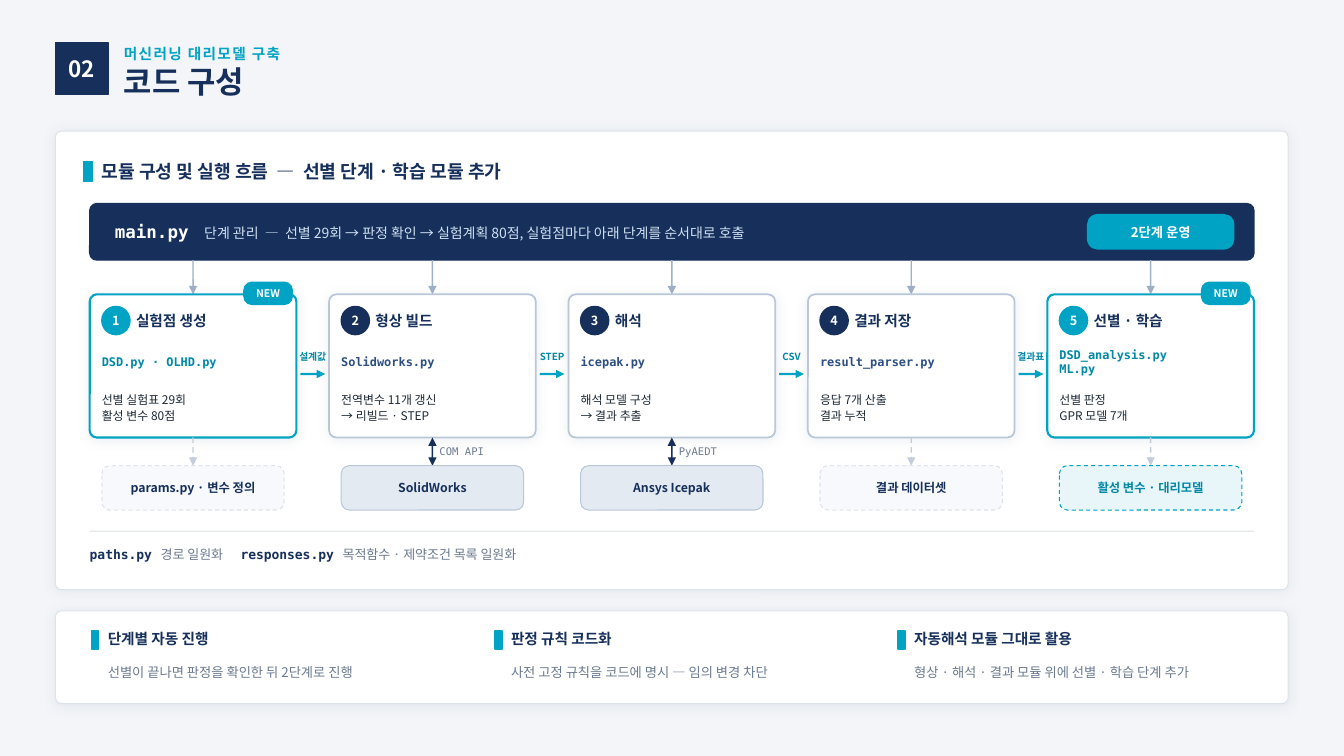
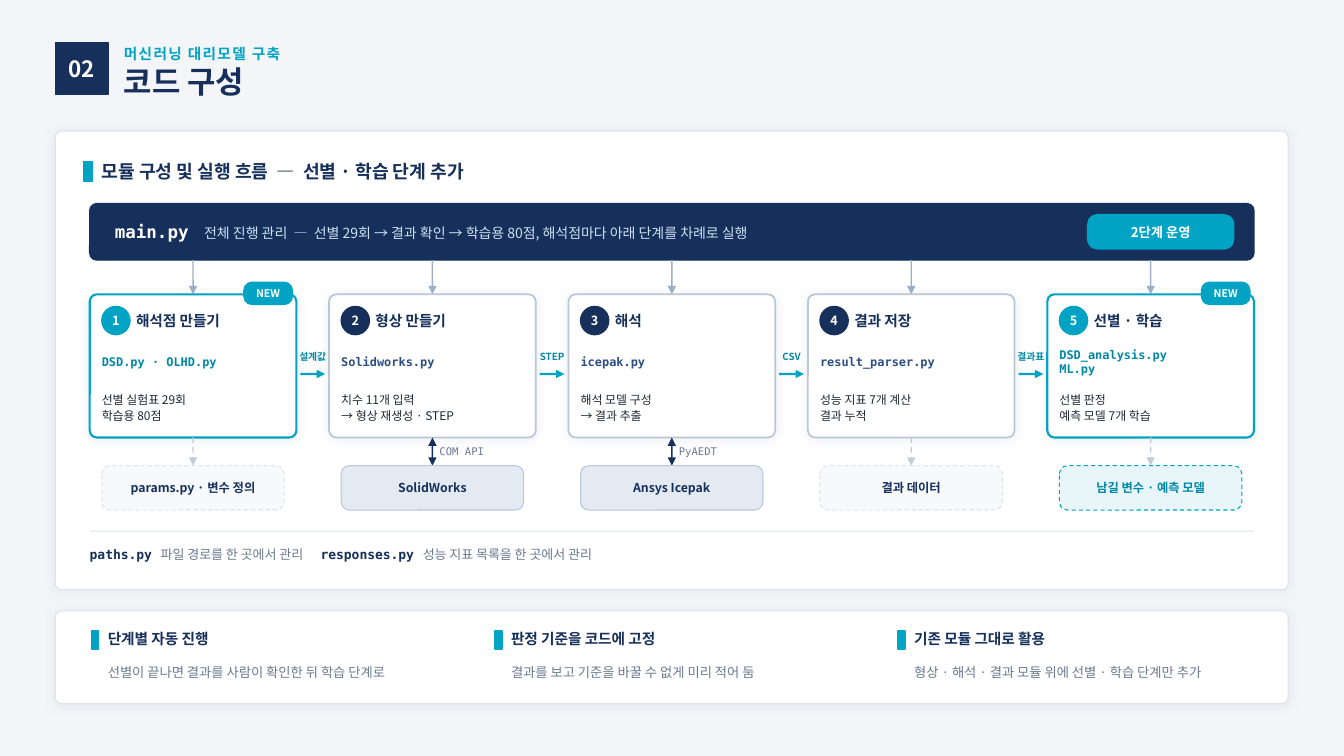
Before and after one commit to yjs9716/dddd, a slide deck: slide 9 of 2개월차_변수선별_및_대리모델구축.pptx (slide 8 before the commit). Drawn at 1344x756 pixels with LibreOffice and Linux fonts; fonts in the diff are those of the drawing. Boxes give left, top, right and bottom in pixels: in the first picture for what was removed or moved away, otherwise in the second. Text is boxed around its words. In the diff, an @@ line names an element or a change of style, - is before the commit and + after.

```diff
--- a/2개월차_변수선별_및_대리모델구축.pptx
+++ b/2개월차_변수선별_및_대리모델구축.pptx
@@ text at (102,162,463,180): text changed @@
-모듈 구성 및 실행 흐름 — 선별 단계 · 학습 모듈 추가
+모듈 구성 및 실행 흐름 — 선별 · 학습 단계 추가
@@ text at (115,225,748,242): text changed @@
-main.py 단계 관리 — 선별 29회 → 판정 확인 → 실험계획 80점, 실험점마다 아래 단계를 순서대로 호출
+main.py 전체 진행 관리 — 선별 29회 → 결과 확인 → 학습용 80점, 해석점마다 아래 단계를 차례로 실행
@@ text at (136,313,220,328): text changed @@
-실험점 생성
+해석점 만들기
@@ text at (375,313,446,328): text changed @@
-형상 빌드
+형상 만들기
@@ text at (102,410,161,421): text changed @@
-활성 변수 80점
+학습용 80점
@@ text at (341,394,454,421): text changed @@
-전역변수 11개 갱신
-→ 리빌드 · STEP
+치수 11개 입력
+→ 형상 재생성 · STEP
@@ text at (820,394,911,405): text changed @@
-응답 7개 산출
+성능 지표 7개 계산
@@ text at (1059,410,1151,421): text changed @@
-GPR 모델 7개
+예측 모델 7개 학습
@@ text at (882,481,941,493): text changed @@
-결과 데이터셋
+결과 데이터
@@ text at (1096,481,1205,493): text changed @@
-활성 변수 · 대리모델
+남길 변수 · 예측 모델
@@ text at (90,548,592,562): text changed; font DejaVu Sans Mono to Noto Sans CJK KR; text colour #16305B to #6B7A8F; bold off @@
-paths.py 경로 일원화 responses.py 목적함수 · 제약조건 목록 일원화
+paths.py 파일 경로를 한 곳에서 관리 responses.py 성능 지표 목록을 한 곳에서 관리
@@ text at (511,631,655,646): text changed @@
-판정 규칙 코드화
+판정 기준을 코드에 고정
@@ text at (914,630,1045,649): text changed @@
-자동해석 모듈 그대로 활용
+기존 모듈 그대로 활용
@@ text at (108,666,385,678): text changed @@
-선별이 끝나면 판정을 확인한 뒤 2단계로 진행
+선별이 끝나면 결과를 사람이 확인한 뒤 학습 단계로
@@ text at (511,666,754,678): text changed @@
-사전 고정 규칙을 코드에 명시 — 임의 변경 차단
+결과를 보고 기준을 바꿀 수 없게 미리 적어 둠
@@ text at (914,666,1201,678): text changed @@
-형상 · 해석 · 결과 모듈 위에 선별 · 학습 단계 추가
+형상 · 해석 · 결과 모듈 위에 선별 · 학습 단계만 추가
```
Also in this commit, not shown: 9 other slides changed, 1 slide added, 3 other files.
